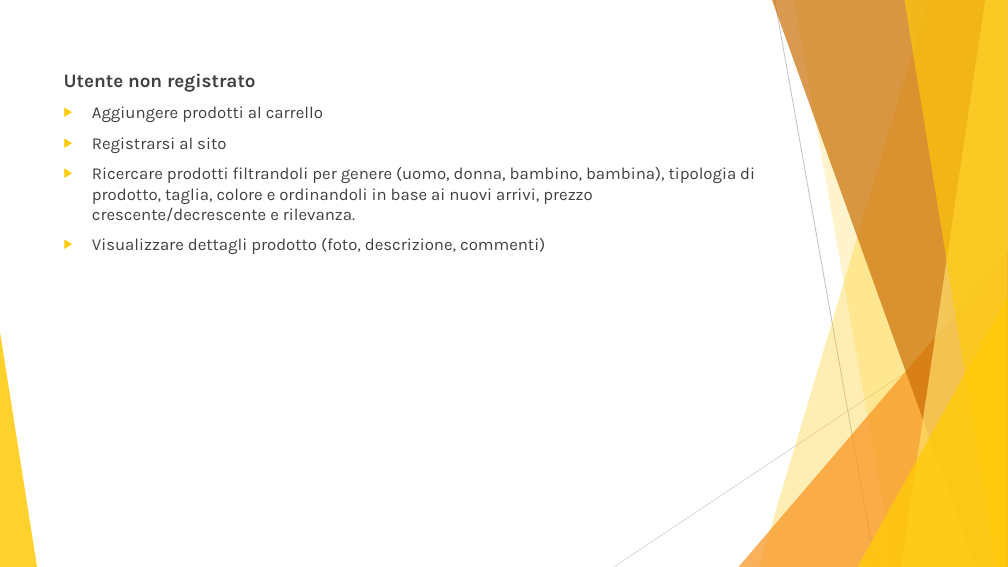
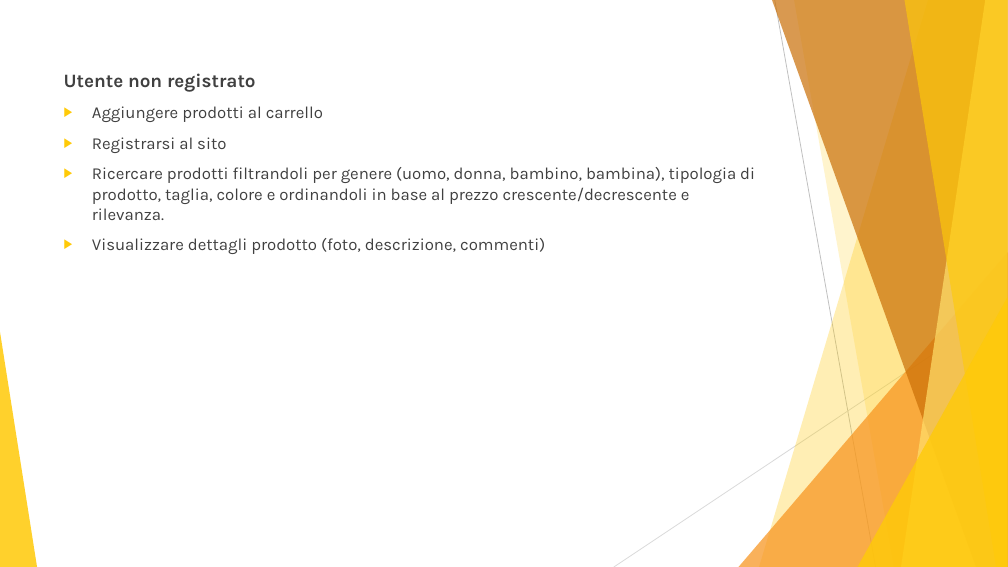
Before and after one commit to aymen94/visionario, a slide deck: slide 4 of documentation/it/Presentazione.pptx. Drawn at 1008x567 pixels with LibreOffice and Linux fonts; fonts in the diff are those of the drawing. Boxes give left, top, right and bottom in pixels: in the first picture for what was removed or moved away, otherwise in the second. Text is boxed around its words. In the diff, an @@ line names an element or a change of style, - is before the commit and + after.

```diff
--- a/documentation/it/Presentazione.pptx
+++ b/documentation/it/Presentazione.pptx
@@ text at (92,167,755,220): text changed @@
-▶ Ricercare prodotti filtrandoli per genere (uomo, donna, bambino, bambina), tipologia di prodotto, taglia, colore e ordinandoli in base ai nuovi arrivi, prezzo crescente/decrescente e rilevanza.
+▶ Ricercare prodotti filtrandoli per genere (uomo, donna, bambino, bambina), tipologia di prodotto, taglia, colore e ordinandoli in base al prezzo crescente/decrescente e rilevanza.
```
Also in this commit, not shown: 4 other slides changed.
